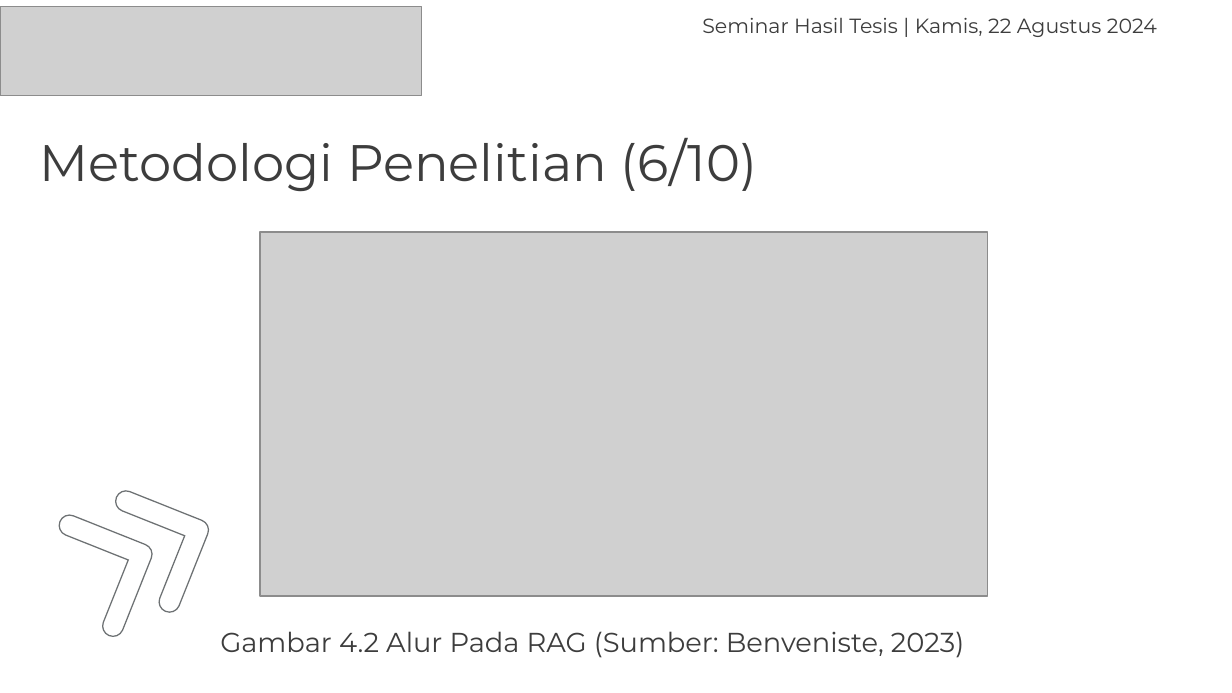
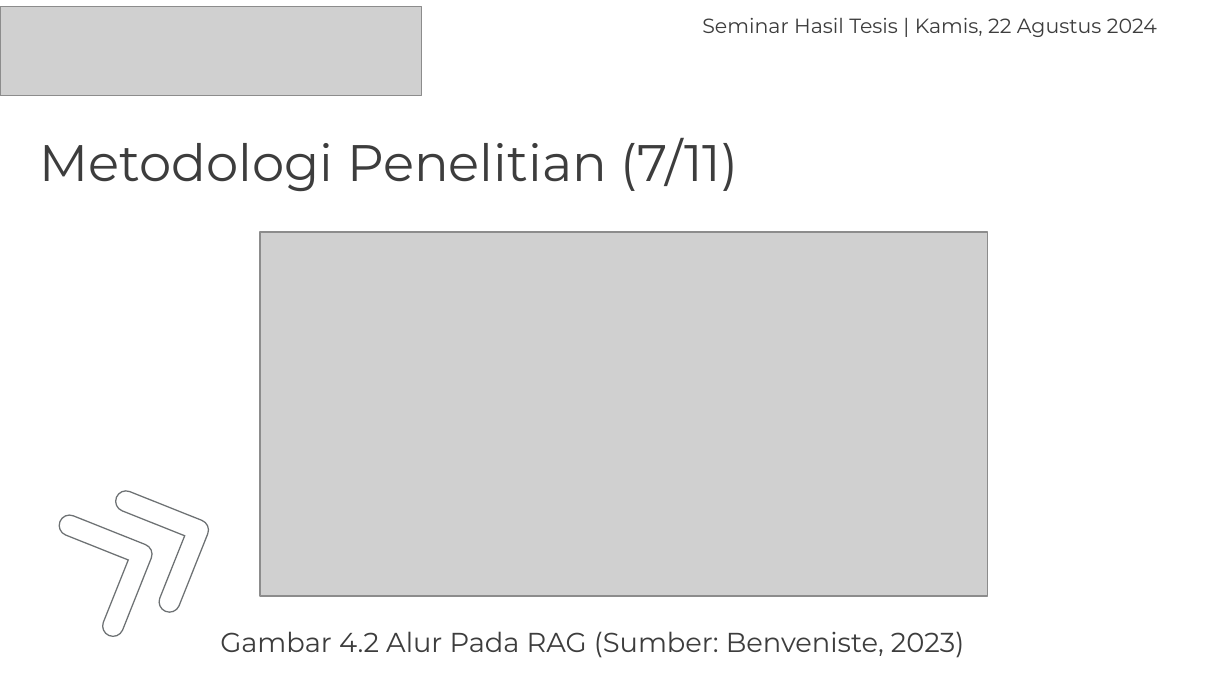
Before and after one commit to haryra/Tesis-s2-ai, a slide deck: slide 25 of Presentasi Hasil Tesis Hary Rachmat 2108207010009.pptx (slide 24 before the commit). Drawn at 1232x693 pixels with LibreOffice and Linux fonts; fonts in the diff are those of the drawing; grey boxes stand for pictures. Boxes give left, top, right and bottom in pixels: in the first picture for what was removed or moved away, otherwise in the second. Text is boxed around its words. In the diff, an @@ line names an element or a change of style, - is before the commit and + after.

```diff
--- a/Presentasi Hasil Tesis Hary Rachmat 2108207010009.pptx
+++ b/Presentasi Hasil Tesis Hary Rachmat 2108207010009.pptx
@@ title at (x1=40, y1=138, x2=739, y2=192): text changed @@
-Metodologi Penelitian (6/10)
+Metodologi Penelitian (7/11)
```
Also in this commit, not shown: 9 other slides changed, 1 slide added.
